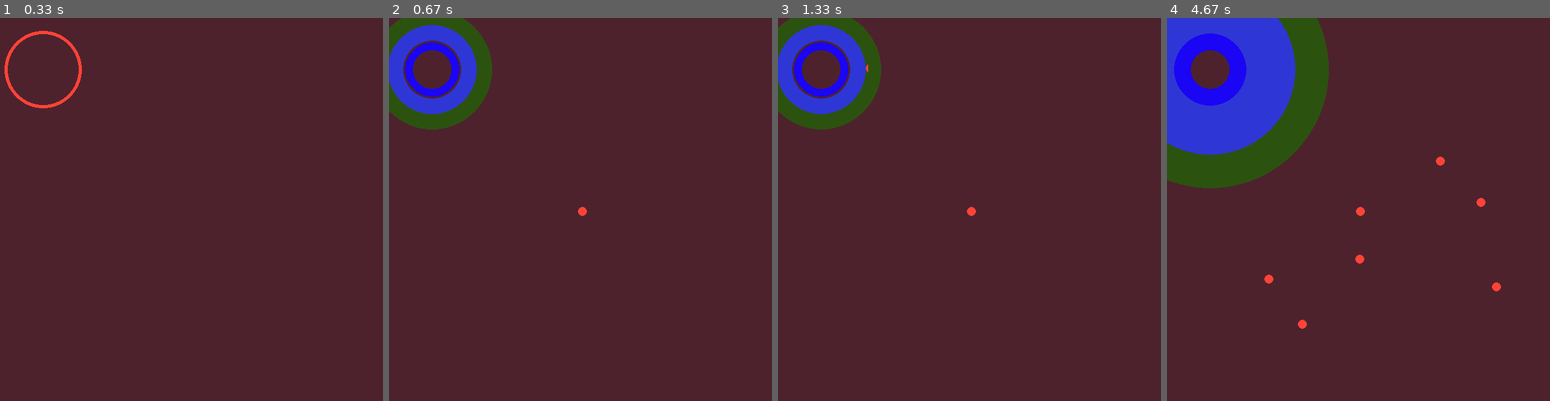
Above: before the commit, frames 1-4 (left to right).
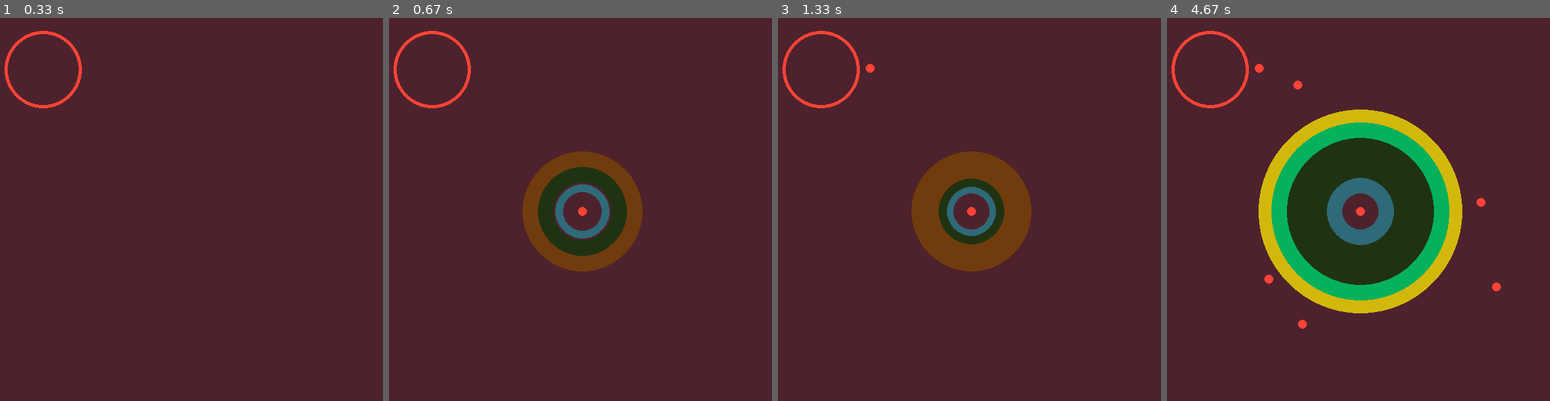
Above: after the commit, the same moments.

Repository: erina-ameen/Pygame
Game: pygame game, started from circleclass.py
The game is run twice, just before and just after one commit, with the same random seed, the same clock (stepped at 60 frames per second) and the same inputs.
Inputs (mouse positions are in pixels of both pictures, inside the frame that each line leads up to):
- Up to frame 1 (0.33 s): no input
- Up to frame 2 (0.67 s): click (584, 213) at 0.38 s
- Up to frame 3 (1.33 s): tap S at 0.67 s; hold R from 1.07 s (still down); click (869, 67) at 1.3 s
- Up to frame 4 (4.67 s): release R at 1.53 s; move the mouse to (1358, 259) at 1.57 s; click (1358, 259) at 1.75 s; click (1297, 86) at 2.23 s; move the mouse to (1481, 201) at 2.53 s; click (1481, 201) at 2.7 s; click (1496, 286) at 3.17 s; click (1270, 278) at 3.63 s; move the mouse to (1301, 324) at 3.93 s; click (1301, 324) at 4.1 s; click (1438, 159) at 4.57 s

Frame 1 is identical in both runs. In frame 2, 12% of the frame differs, in the area x 0-67%, y 0-67%; in frame 3, 13%; in frame 4, 37%, in the area x 0-78%, y 0-78%.

Commit message:
circleclass.py

Diff:
--- a/circleclass.py
+++ b/circleclass.py
@@ -1,4 +1,4 @@
-import pygame
+import pygame, random
 
 pygame.init()
 WIDTH=600
@@ -31,19 +31,37 @@
         self.radius+=grow_size
         pygame.draw.circle(self.screen,self.colour,self.pos,self.radius,self.thickness)
 
+    def shrinking(self, shrink_size):
+        self.radius-=shrink_size
+        pygame.draw.circle(self.screen,self.colour,self.pos,self.radius,self.thickness)
+
+    def colour_find(self):
+        self.colour=(random.randint(0,255),random.randint(0,255),random.randint(0,255))
+        self.draw()
+
+    def if_click(self,mouse_pos):
+        x=mouse_pos[0]-self.pos[0]
+        y=mouse_pos[1]-self.pos[1]
+        return x**2+y**2<=self.radius**2
 
 #Object Creation
 pygame.draw.circle(screen,red,(67,80),60,5)
 pygame.display.update()
-obj=circle_shape(green2,(67,80),80,20)
-obj2=circle_shape(blue,(67,80),60,15)
-obj3=circle_shape(blue2,(67,80),40,10)
+obj=circle_shape(green2,(300,300),80,20)
+obj2=circle_shape(blue,(300,300),60,15)
+obj3=circle_shape(blue2,(300,300),40,10)
+objects=[obj,obj2,obj3]
 play=True
 while play:
     for event in pygame.event.get():
         if event.type==pygame.QUIT:
             play=False
         elif event.type==pygame.MOUSEBUTTONDOWN:
+            current=pygame.mouse.get_pos()
+            for i in objects:
+                if i.if_click(current):
+                    i.colour_find()
+            pygame.display.update()
             obj.draw()
             obj2.draw()
             obj3.draw()
@@ -52,6 +70,18 @@
             obj.growing(13)
             obj2.growing(9)
             obj3.growing(2)
+        elif event.type==pygame.KEYDOWN:
+            if event.key==pygame.K_s:
+                obj.shrinking(13)
+                obj2.shrinking(9)
+                obj3.shrinking(2)
+                pygame.display.update()
+            if event.key==pygame.K_r:
+                obj.shrinking(13)
+                obj2.shrinking(9)
+                obj3.shrinking(2)
+                pygame.display.update()
+
         elif event.type==pygame.MOUSEMOTION:
             mouse_pos=pygame.mouse.get_pos()
             obj4=circle_shape(red,mouse_pos,7,7)
